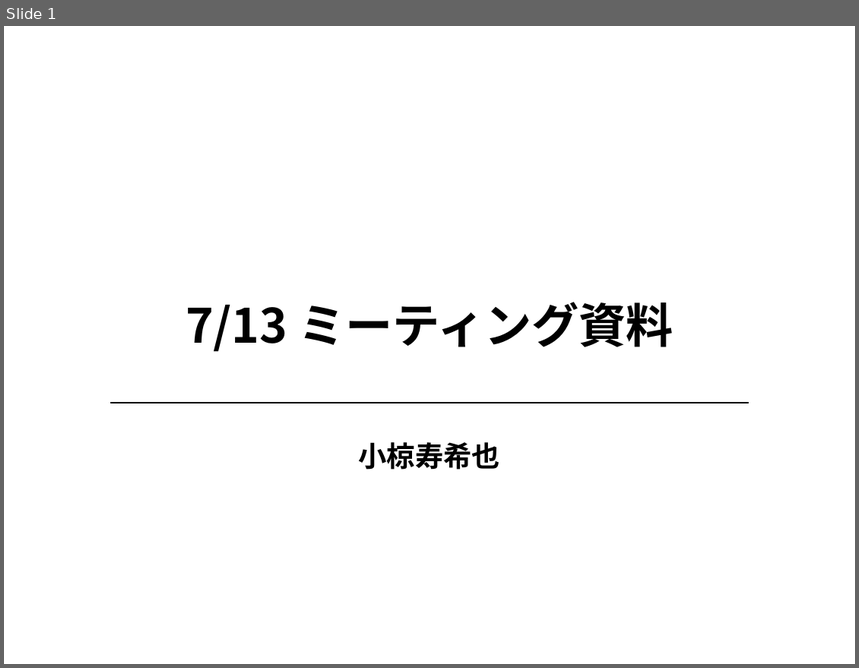
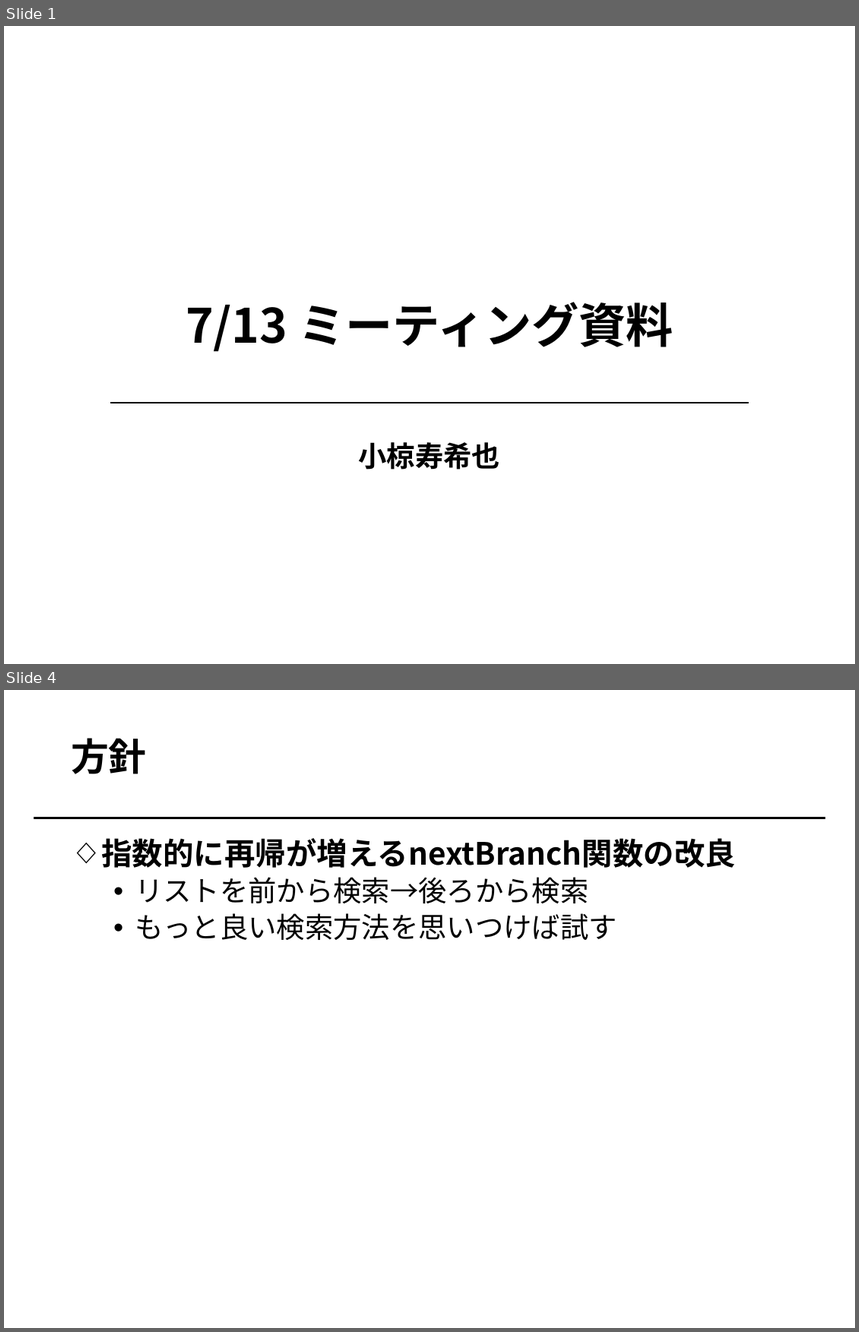
Before and after one commit to Jukibooo/XQueryZ_project, a slide deck: meeting/20180713.pptx. Shown one above the other, each under a label of ours: slide 1 before the commit, slides 1 and 4 after it; the slides between them are not shown. The pictures are 859x668 and 859x1332 pixels, drawn with LibreOffice and Linux fonts; fonts in the diff are those of the drawing. Boxes give left, top, right and bottom in pixels: in the first picture for what was removed or moved away, otherwise in the second. Text is boxed around its words. In the diff, an @@ line names an element or a change of style, - is before the commit and + after.

```diff
--- a/meeting/20180713.pptx
+++ b/meeting/20180713.pptx
@@ slide 4 added at [4, 690, 855, 1328], background #FFFFFF @@
@@ title added at [71, 738, 147, 774], 32 pt, text #000000, bold @@
+方針
@@ line added from (34, 818) to (826, 818), #000000 1.5 pt @@
@@ text added at [101, 838, 736, 940], 24 pt, text #000000 @@
+◇ 指数的に再帰が増えるnextBranch関数の改良
+  • リストを前から検索→後ろから検索
+  • もっと良い検索方法を思いつけば試す
```
Also in this commit, not shown: 1 slide changed, 1 other slide added, 1 other file.
